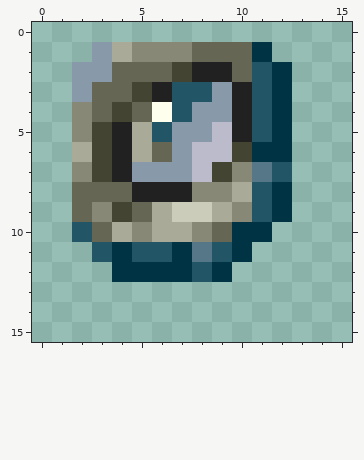
Two versions of one pixel-art sprite, assets/ice_core.png. Above, as it was before the edit.
The file is 16x16 pixels. Colours within 5 levels of each other are drawn and written as one. The old version is drawn lined up with the new one.
Now the later version:
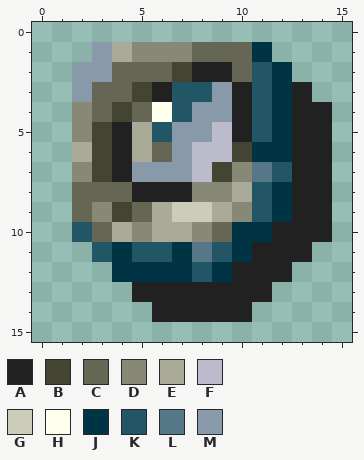
Palette (. is transparent): A #212121  B #444433  C #666655  D #888877  E #aaaa99  F #bbbbcc  G #ccccbb  H #ffffee  J #003344  K #225566  L #557788  M #8899aa
The commit says: Added shadow to core items
Changes in this commit:
whole drawing moved by -1,-1 (the old picture is shown already moved)
y 3: x 13 . -> A
y 4..9: x 13..14 .. -> AA
y 10: x 12..14 ... -> AAA
y 11: x 11..13 ... -> AAA
y 12: x 10..12 ... -> AAA
y 13: x 5..11 ....... -> AAAAAAA
y 14: x 6..10 ..... -> AAAAA
Pixel boxes of the changes (left, top, right, bottom) in both pictures:
added: (132, 82, 332, 322)
